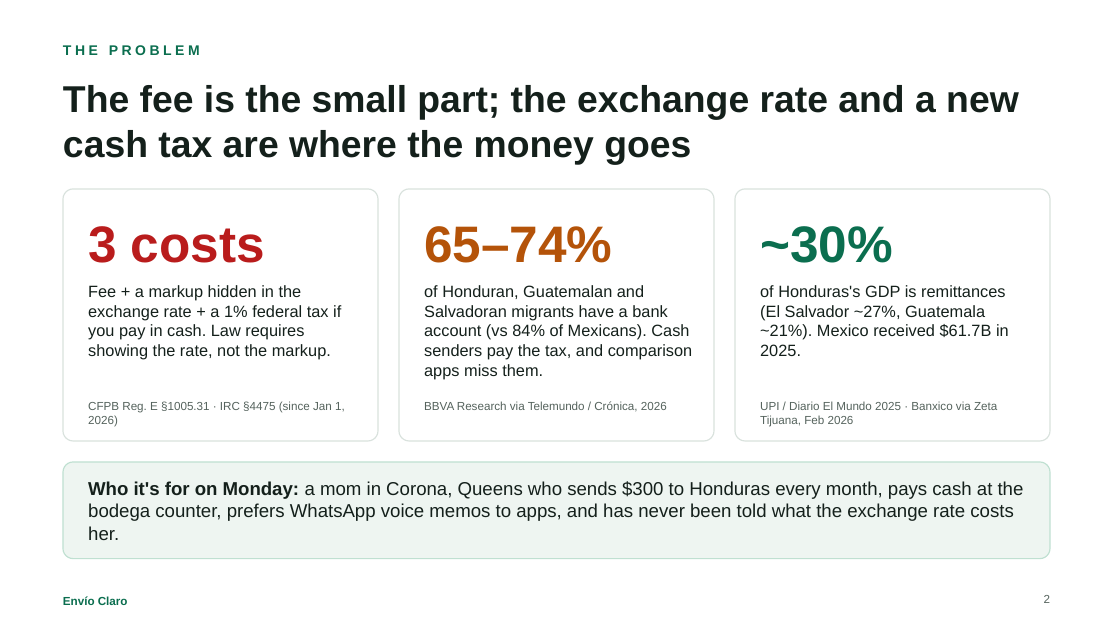
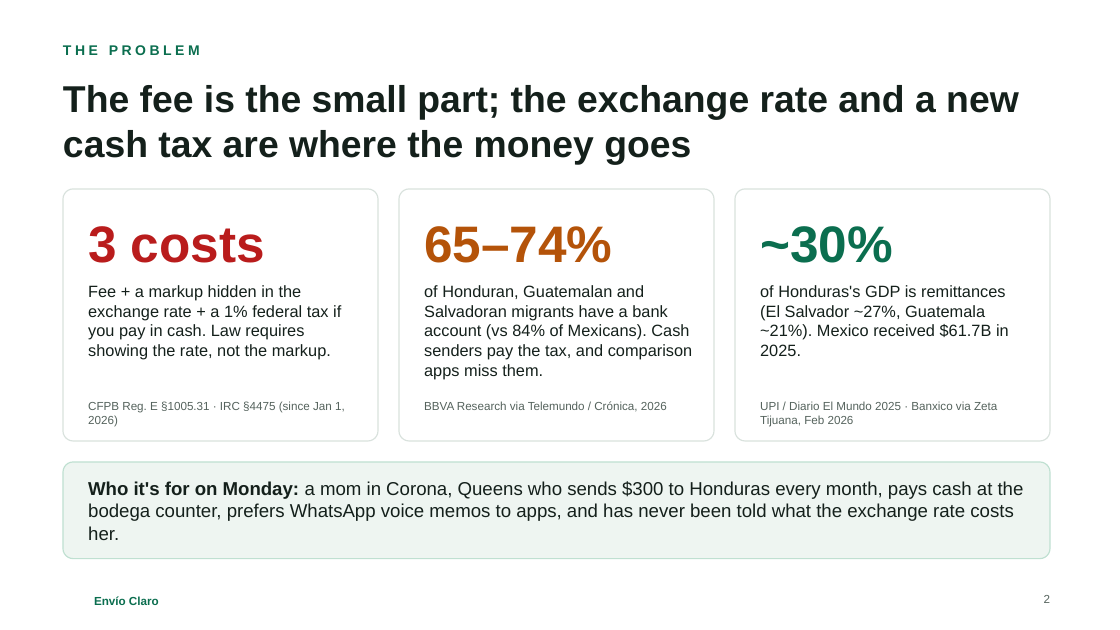
Before and after one commit to carltonking/envio-claro, a slide deck: slide 2 of docs/Envio-Claro-Deck.pptx. Drawn at 1120x630 pixels with LibreOffice and Linux fonts; fonts in the diff are those of the drawing; background and template pictures are left out. Boxes give left, top, right and bottom in pixels: in the first picture for what was removed or moved away, otherwise in the second. Text is boxed around its words. In the diff, an @@ line names an element or a change of style, - is before the commit and + after.

```diff
--- a/docs/Envio-Claro-Deck.pptx
+++ b/docs/Envio-Claro-Deck.pptx
@@ text "Envío Claro": place and size @@
-text "Envío Claro" at [63, 596, 128, 605]
+text "Envío Claro" at [94, 596, 159, 605]
```
Also in this commit, not shown: 4 other slides changed, 10 other files.
